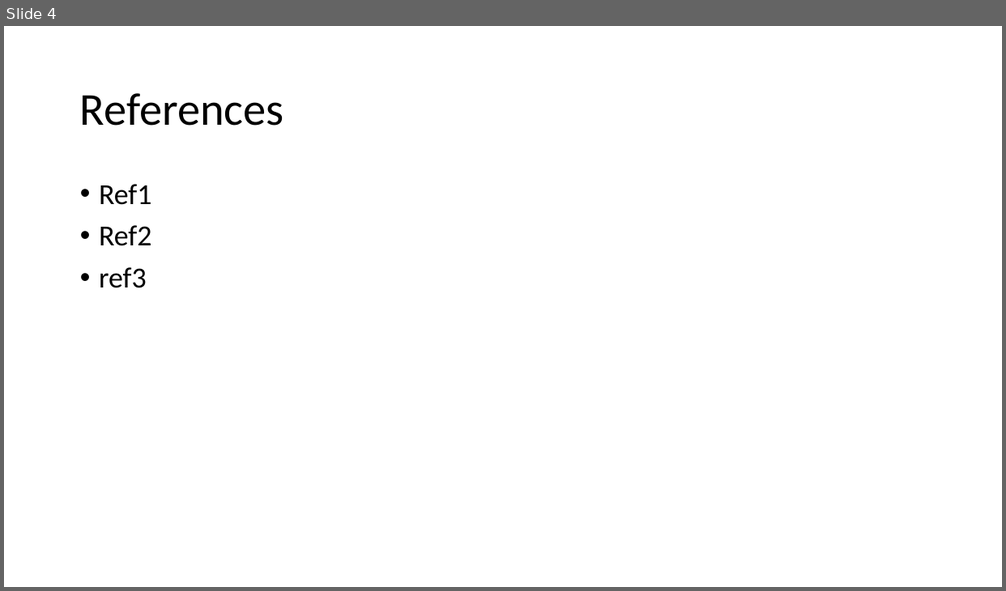
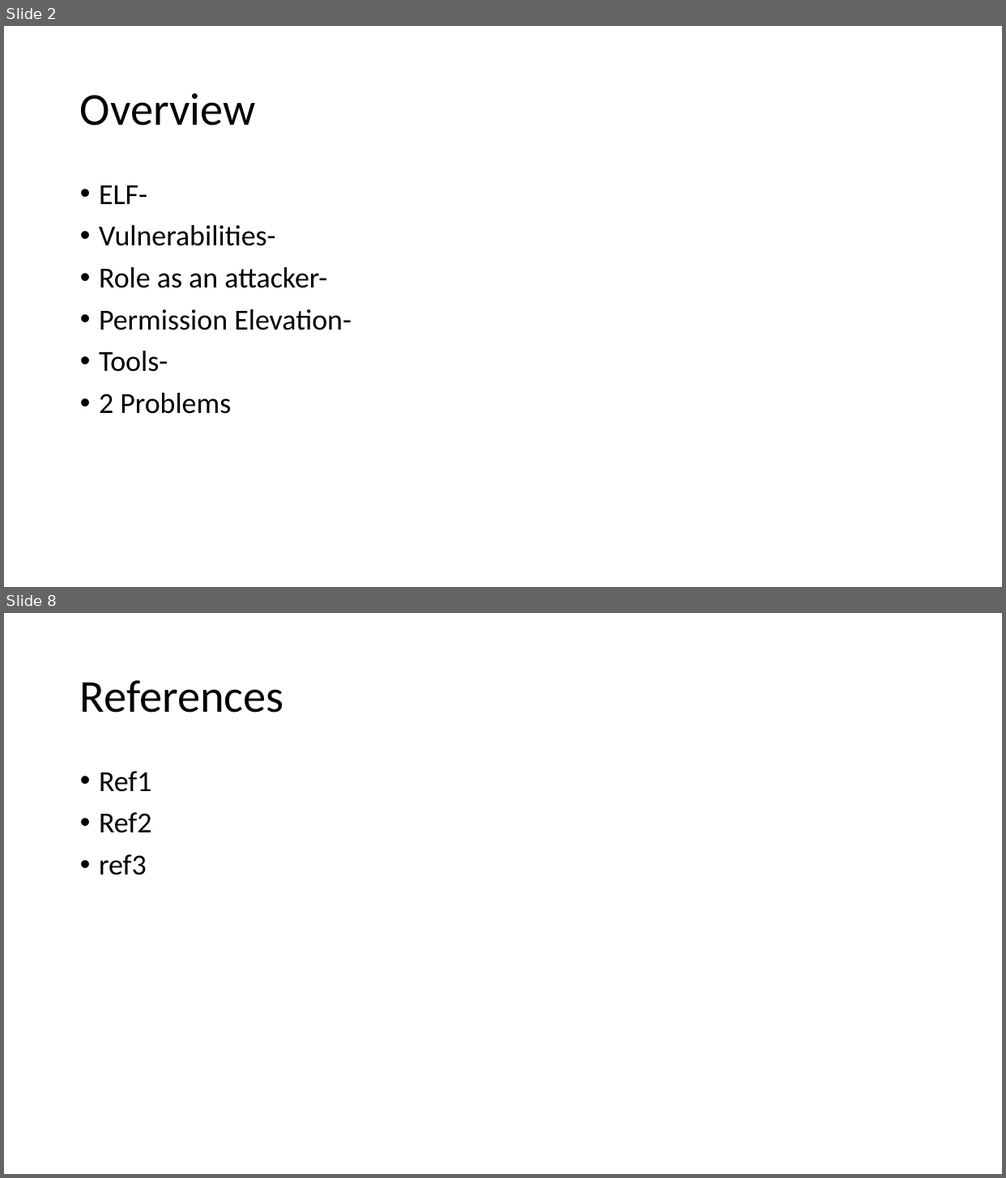
Before and after one commit to jacobchlebowski/cyber-outreach, a slide deck: wicys_binary_exploitation_presentation/buffer-overflow-presentation.pptx. Shown one above the other, each under a label of ours: slide 4 before the commit, slides 2 and 8 after it; the slides between them are not shown. The pictures are 1006x591 and 1006x1178 pixels, drawn with LibreOffice and Linux fonts; fonts in the diff are those of the drawing. Boxes give left, top, right and bottom in pixels: in the first picture for what was removed or moved away, otherwise in the second. Text is boxed around its words. In the diff, an @@ line names an element or a change of style, - is before the commit and + after.

```diff
--- a/wicys_binary_exploitation_presentation/buffer-overflow-presentation.pptx
+++ b/wicys_binary_exploitation_presentation/buffer-overflow-presentation.pptx
@@ slide 2 added at box(4, 26, 1002, 587), background #FFFFFF @@
@@ title added at box(80, 93, 256, 126), 44 pt, text #000000 @@
+Overview
@@ text added at box(99, 186, 351, 414), 28 pt, text #000000 @@
+• ELF-
+• Vulnerabilities-
+• Role as an attacker-
+• Permission Elevation-
+• Tools-
+• 2 Problems
@@ what was slide 4 is now slide 8 @@
```
Also in this commit, not shown: 1 slide changed, 5 other slides added, 2 slides removed, 5 other files.
